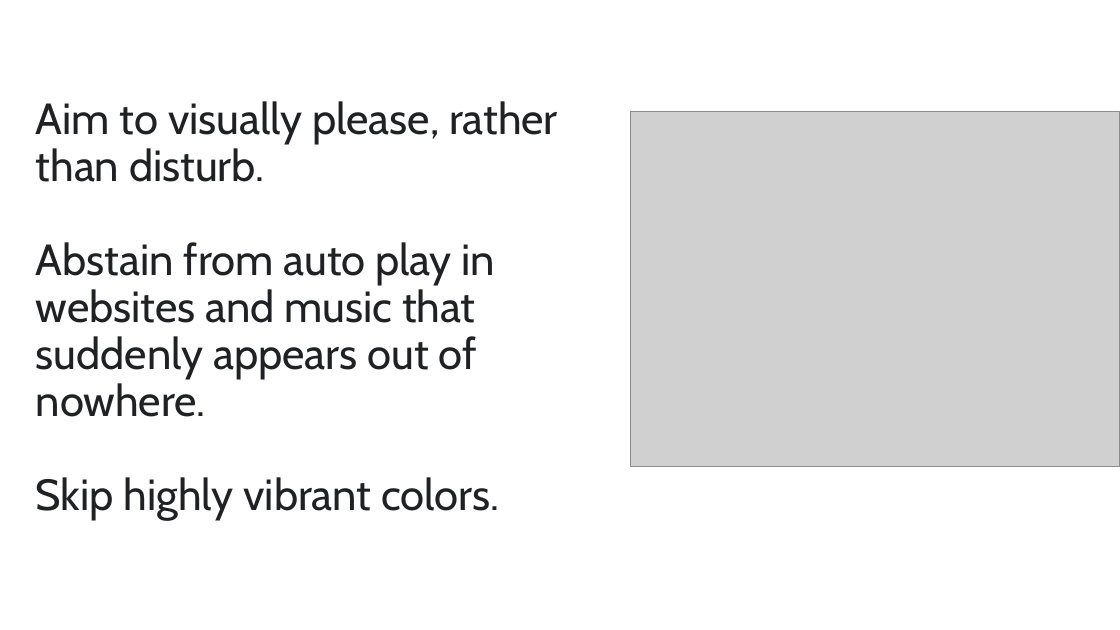
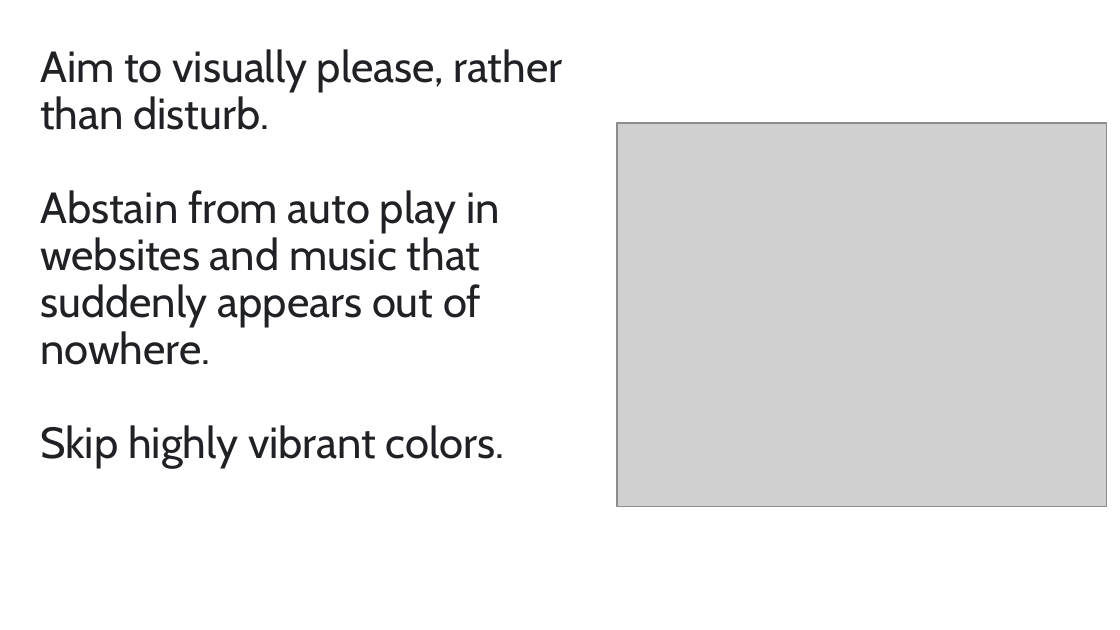
Before and after one commit to vaishnavitv/Assets-and-Publications, a slide deck: slide 32 of Speaking-Engagements/2024/Vancouver.dev/Presentation/ND-Product-Design.pptx (slide 30 before the commit). Drawn at 1120x630 pixels with LibreOffice and Linux fonts; fonts in the diff are those of the drawing; grey boxes stand for pictures. Boxes give left, top, right and bottom in pixels: in the first picture for what was removed or moved away, otherwise in the second. Text is boxed around its words. In the diff, an @@ line names an element or a change of style, - is before the commit and + after.

```diff
--- a/Speaking-Engagements/2024/Vancouver.dev/Presentation/ND-Product-Design.pptx
+++ b/Speaking-Engagements/2024/Vancouver.dev/Presentation/ND-Product-Design.pptx
@@ title "Aim to visually please, rather ...": place and size @@
-title "Aim to visually please, rather ..." at (36, 101, 558, 521)
+title "Aim to visually please, rather ..." at (40, 49, 563, 468)
@@ picture: place and size @@
-picture at (631, 112, 1120, 467)
+picture at (617, 123, 1107, 507)
```
Also in this commit, not shown: 15 other slides changed, 7 slides added, 4 slides removed, 1 other file.
